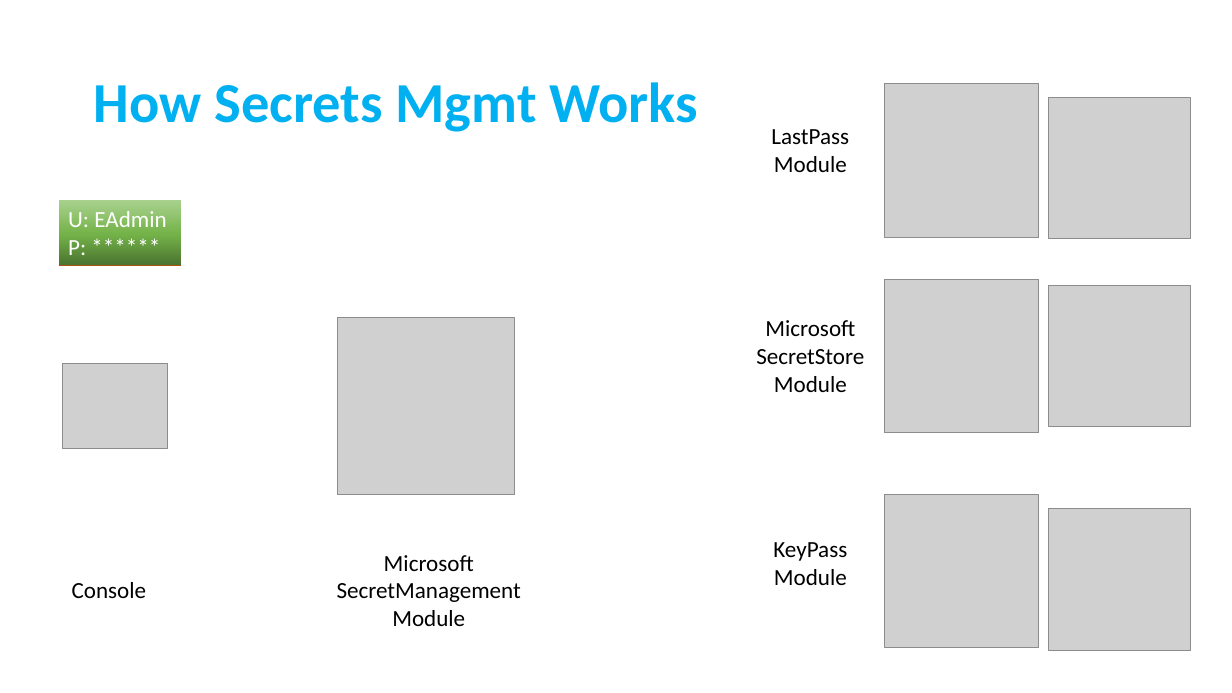
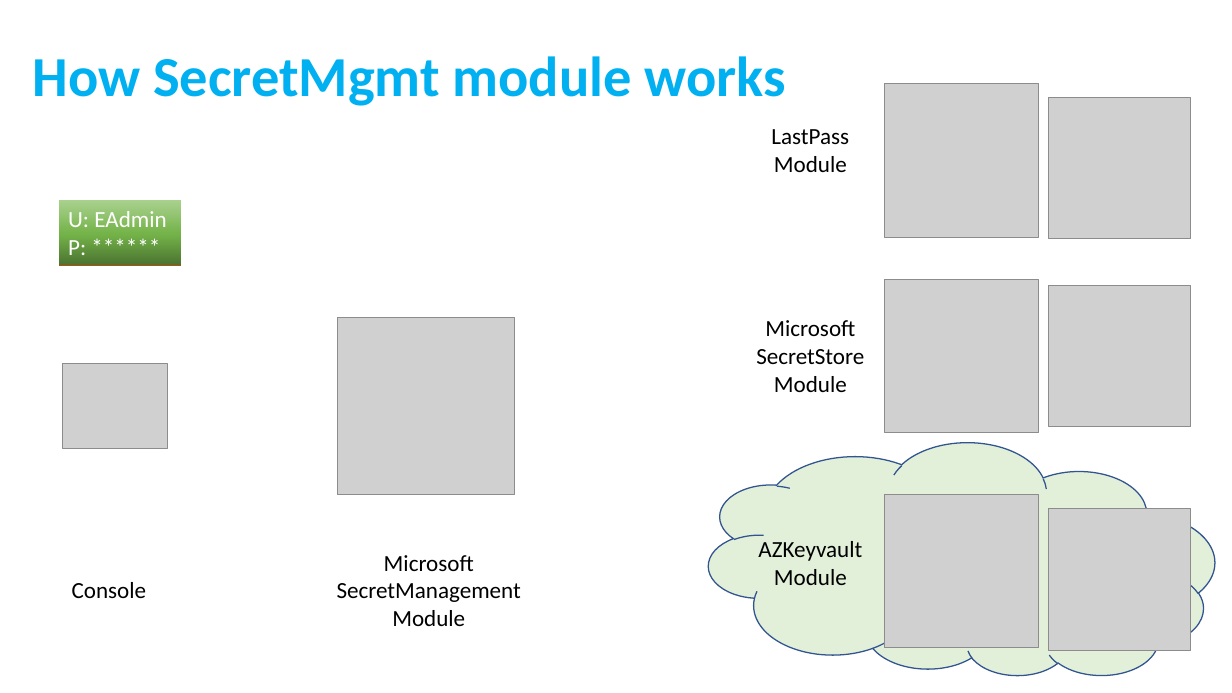
Before and after one commit to compwiz32/Presentations, a slide deck: slide 4 of 2021-10 NYPSUG SecretMgmt Demo/Getting Started w Microsoft Secrets Mgmt Module.pptx. Drawn at 1232x693 pixels with LibreOffice and Linux fonts; fonts in the diff are those of the drawing; grey boxes stand for pictures. Boxes give left, top, right and bottom in pixels: in the first picture for what was removed or moved away, otherwise in the second. Text is boxed around its words. In the diff, an @@ line names an element or a change of style, - is before the commit and + after.

```diff
--- a/2021-10 NYPSUG SecretMgmt Demo/Getting Started w Microsoft Secrets Mgmt Module.pptx
+++ b/2021-10 NYPSUG SecretMgmt Demo/Getting Started w Microsoft Secrets Mgmt Module.pptx
@@ title at (33,56,785,106): text changed @@
-How Secrets Mgmt Works
+How SecretMgmt module works
@@ cloud added at (709,444,1215,677), fill #E2F0D9, outline #325491 1 pt @@
@@ text at (758,541,862,585): text changed @@
-KeyPass
-Module
+AZKeyvault
+Module
```
Also in this commit, not shown: 2 other slides changed, 6 other files.
